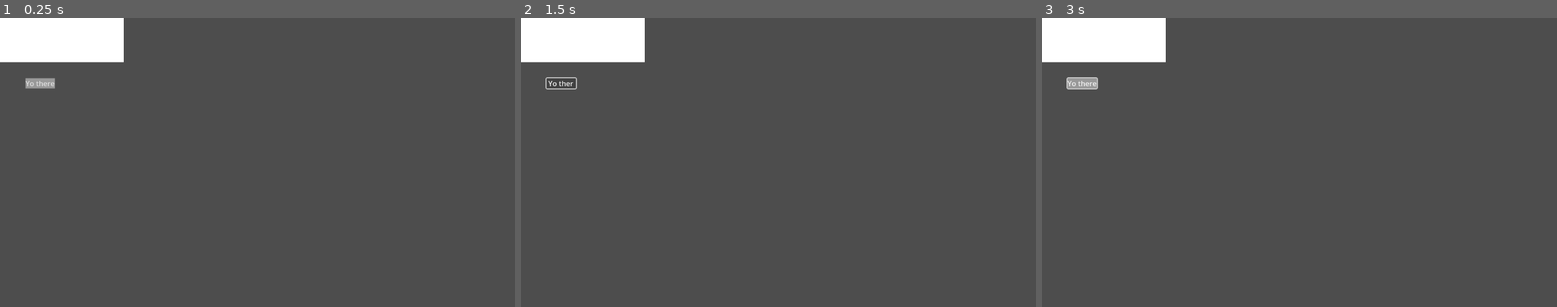
Above: before the commit, frames 1-3 (left to right).
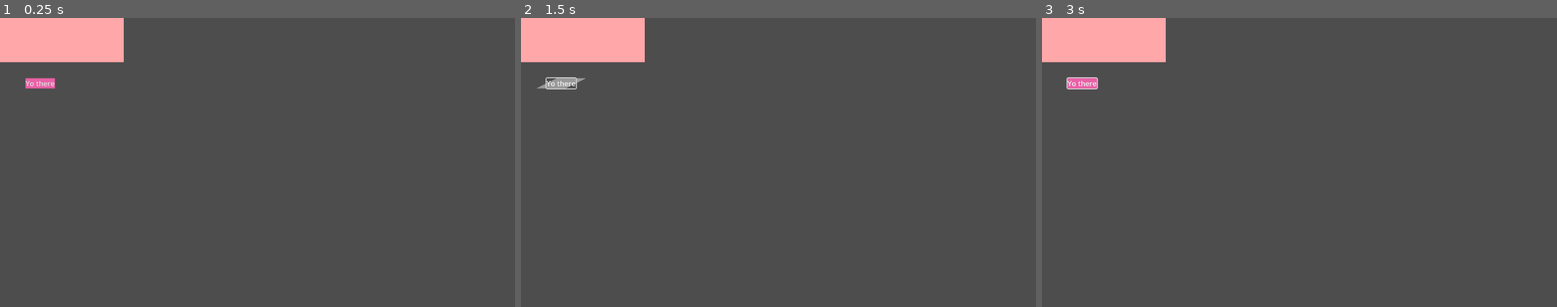
Above: after the commit, the same moments.

Repository: dugramen/godot-global-project
Game: Godot game, scene res://editor-only/testing/farm.tscn
The game is run twice, just before and just after one commit, with the same random seed, the same clock (stepped at 60 frames per second) and the same inputs. This scene is started directly instead of the project's main scene.
Inputs (mouse positions are in pixels of both pictures, inside the frame that each line leads up to):
- Up to frame 1 (0.25 s): no input
- Up to frame 2 (1.5 s): click "Yo there" at 0.5 s; click "Yo there" at 1.25 s
- Up to frame 3 (3 s): click "Yo there" at 2 s; tap Enter at 2.75 s; move the mouse to (1412, 148) at 2.77 s; click (1412, 148) at 2.92 s

The runs differ from the first frame. In frame 1, 3.9% of the frame differs, in the area x 0-25%, y 0-25%; in frame 2, 3.9%; in frame 3, 3.9%.

Commit message:
resources and scenes now also get processed

Diff:
--- a/_internal/path_processor/plugin.gd
+++ b/_internal/path_processor/plugin.gd
@@ -6,14 +6,20 @@
 func _enter_tree() -> void:
 	process_all_resources()
 	resource_saved.connect(on_resource_saved)
-	var file := load("res://editor-only/testing/farm.tscn")
-	var new_path : = 'res://.processed/bundled_farm.tscn'
-	print(new_path)
-	ResourceSaver.save(file, new_path, ResourceSaver.FLAG_BUNDLE_RESOURCES)
+	scene_saved.connect(on_scene_saved)
+	#var file := load("res://editor-only/testing/farm.tscn")
+	#var new_path : = 'res://.processed/bundled_farm.tscn'
+	#print(new_path)
+	#ResourceSaver.save(file, new_path, ResourceSaver.FLAG_BUNDLE_RESOURCES)
 
 
 func _exit_tree():
 	resource_saved.disconnect(on_resource_saved)
+	scene_saved.disconnect(on_scene_saved)
+
+
+func on_scene_saved(file_path: String):
+	process_file_path(file_path)
 
 
 func on_resource_saved(resource: Resource):
@@ -46,27 +52,60 @@
 	if file_path.begins_with("res://editor-only/") or file_path.begins_with("res://project-manager/"):
 		if ResourceLoader.exists(file_path):
 			var file := load(file_path)
+			#print(file)
 			if file is GDScript:
 				process_script(file)
 			else:
 				process_resource(file)
 		else:
 			copy_raw_file(file_path)
-		#print("processed ", file_path)
+		print("processed ", file_path)
 
 
+func convert_path(file_path: String) -> String:
+	if file_path.begins_with("res://"):
+		return global_path.path_join(".processed").path_join(file_path.trim_prefix("res://"))
+	return ""
+
 func copy_raw_file(file_path: String):
-	if file_path.begins_with("res://"):
-		var new_path := global_path.path_join(".processed").path_join(file_path.trim_prefix("res://"))
+	var new_path := convert_path(file_path)
+	if new_path:
 		DirAccess.make_dir_recursive_absolute(new_path.get_base_dir())
 		DirAccess.copy_absolute(file_path, new_path)
 
 
 func process_resource(file: Resource, file_path := file.resource_path):
-	if file_path.begins_with("res://"):
-		var new_path := global_path.path_join(".processed").path_join(file_path.trim_prefix("res://"))
+	var content := FileAccess.get_file_as_string(file_path)
+	var process_path := ProjectSettings.globalize_path("res://.processed")
+
+	var i := 0
+	while i >= 0:
+		i = content.find("\n[ext_resource ", i + 1)
+		if i < 0: break
+
+		var path_substr := ' path="'
+		var path_start := content.find(path_substr, i) + path_substr.length()
+		var path_end := content.find('"', path_start)
+
+		var end = content.find("]\n", i + 1)
+		var slice := content.substr(path_start, path_end - path_start)
+		if slice.begins_with("res://"):
+			slice = slice.trim_prefix("res://")
+			slice = process_path.path_join(slice)
+		content = content.erase(path_start, path_end - path_start)
+		content = content.insert(path_start, slice)
+		i = path_start + slice.length()
+	#print(content)
+
+	var new_path := convert_path(file_path)
+	if new_path:
 		DirAccess.make_dir_recursive_absolute(new_path.get_base_dir())
-		ResourceSaver.save(file, new_path)
+		var fs := FileAccess.open(new_path, FileAccess.WRITE)
+		fs.store_string(content)
+		fs.close()
+		#ResourceSaver.save(file, new_path)
+	#if file_path.begins_with("res://"):
+		#var new_path := global_path.path_join(".processed").path_join(file_path.trim_prefix("res://"))
 
 
 func process_script(file: GDScript):
@@ -101,4 +140,8 @@
 
 	var new_file := GDScript.new()
 	new_file.source_code = new_source_code
-	process_resource(new_file, file_path)
+	var new_path := convert_path(file_path)
+	if new_path:
+		DirAccess.make_dir_recursive_absolute(new_path.get_base_dir())
+		ResourceSaver.save(new_file, new_path)
+	#process_resource(new_file, file_path)
--- a/_internal/testing/node.tscn
+++ b/_internal/testing/node.tscn
@@ -6,30 +6,30 @@
 #var farm := preload(\"res://editor-only/testing/farm.tscn\")
 
 func _ready() -> void:
+	pass
 	#print(ResourceLoader.get_dependencies(\"res://node.tscn\"))
 	#var deps := ResourceLoader.get_dependencies(\"res://editor-only/testing/farm.tscn\")
-	var content := FileAccess.get_file_as_string(\"res://editor-only/testing/farm.tscn\")
-	#content = content.replace(\"ExtResource\", 'extres')
-	var process_path := ProjectSettings.globalize_path(\"res://.processed\")
-
-	var i := 0
-	while i >= 0:
-		i = content.find(\"\\n[ext_resource \", i + 1)
-		if i < 0: break
-
-		var path_substr := ' path=\"'
-		var path_start := content.find(path_substr, i) + path_substr.length()
-		var path_end := content.find('\"', path_start)
-
-		var end = content.find(\"]\\n\", i + 1)
-		var slice := content.substr(path_start, path_end - path_start)
-		if slice.begins_with(\"res://\"):
-			slice = slice.trim_prefix(\"res://\")
-			slice = process_path.path_join(slice)
-		content = content.erase(path_start, path_end - path_start)
-		content = content.insert(path_start, slice)
-		i = path_start + slice.length()
-	print(content)
+	#var content := FileAccess.get_file_as_string(\"res://editor-only/testing/farm.tscn\")
+	#var process_path := ProjectSettings.globalize_path(\"res://.processed\")
+	#
+	#var i := 0
+	#while i >= 0:
+		#i = content.find(\"\\n[ext_resource \", i + 1)
+		#if i < 0: break
+		#
+		#var path_substr := ' path=\"'
+		#var path_start := content.find(path_substr, i) + path_substr.length()
+		#var path_end := content.find('\"', path_start)
+		#
+		#var end = content.find(\"]\\n\", i + 1)
+		#var slice := content.substr(path_start, path_end - path_start)
+		#if slice.begins_with(\"res://\"):
+			#slice = slice.trim_prefix(\"res://\")
+			#slice = process_path.path_join(slice)
+		#content = content.erase(path_start, path_end - path_start)
+		#content = content.insert(path_start, slice)
+		#i = path_start + slice.length()
+	#print(content)
 "
 
 [node name="Node" type="Control"]
--- a/editor-only/testing/farm.gd
+++ b/editor-only/testing/farm.gd
@@ -1,4 +1,4 @@
-extends Node2D
+extends Control
 
 
 # Called when the node enters the scene tree for the first time.
--- a/editor-only/testing/farm.tscn
+++ b/editor-only/testing/farm.tscn
@@ -1,9 +1,15 @@
-[gd_scene load_steps=3 format=3 uid="uid://bg7s2qnqqxlx7"]
+[gd_scene load_steps=4 format=3 uid="uid://bg7s2qnqqxlx7"]
 
 [ext_resource type="Script" path="res://editor-only/testing/farm.gd" id="1_hniyq"]
 [ext_resource type="StyleBox" uid="uid://c8s22jhsbbevg" path="res://editor-only/testing/new_style_box_flat.tres" id="2_hutkt"]
 
-[node name="Farm" type="Node2D"]
+[sub_resource type="StyleBoxFlat" id="StyleBoxFlat_4rkrm"]
+skew = Vector2(2, 0)
+
+[node name="Farm" type="Control"]
+custom_minimum_size = Vector2(10, 200)
+layout_mode = 3
+anchors_preset = 0
 script = ExtResource("1_hniyq")
 
 [node name="Control" type="Control" parent="."]
@@ -16,6 +22,7 @@
 layout_mode = 0
 offset_right = 277.0
 offset_bottom = 99.0
+color = Color(1, 0.656161, 0.663622, 1)
 
 [node name="Button" type="Button" parent="Control"]
 layout_mode = 0
@@ -23,5 +30,6 @@
 offset_top = 135.0
 offset_right = 65.0
 offset_bottom = 143.0
+theme_override_styles/hover = SubResource("StyleBoxFlat_4rkrm")
 theme_override_styles/normal = ExtResource("2_hutkt")
 text = "Yo there"
--- a/editor-only/testing/new_style_box_flat.tres
+++ b/editor-only/testing/new_style_box_flat.tres
@@ -1,3 +1,4 @@
 [gd_resource type="StyleBoxFlat" format=3 uid="uid://c8s22jhsbbevg"]
 
 [resource]
+bg_color = Color(0.916888, 0.376474, 0.65127, 1)
--- a/editor-only/testing/tester_plugin.gd
+++ b/editor-only/testing/tester_plugin.gd
@@ -8,7 +8,7 @@
 var otherx := preload("res://editor-only/included/gdx.gd")
 var vine := preload("res://editor-only/included/gdx.gd")
 var Paths := preload("res://editor-only/included/paths.gd")
-var farm := preload("res://editor-only/testing/farm.tscn")
+var farm := preload("res://editor-only/testing/farm.tscn").instantiate()
 
 # Tell me about it
 
@@ -23,7 +23,9 @@
 	#print(gdx.hello)
 
 func _enter_tree() -> void:
+	add_control_to_bottom_panel(farm, 'farm')
 	print('enter tree')
 
 func _exit_tree() -> void:
+	remove_control_from_bottom_panel(farm)
 	print('exit tree')
